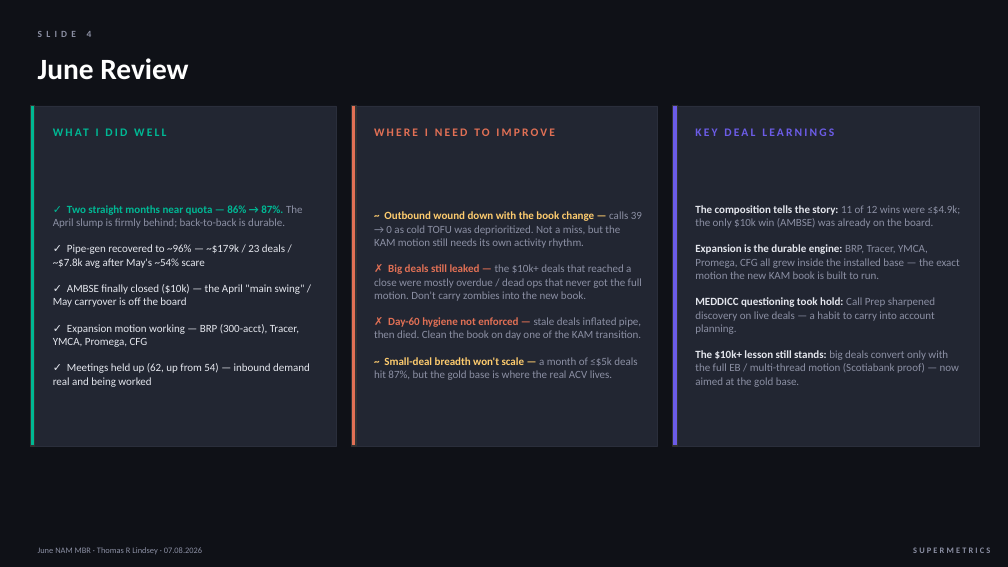
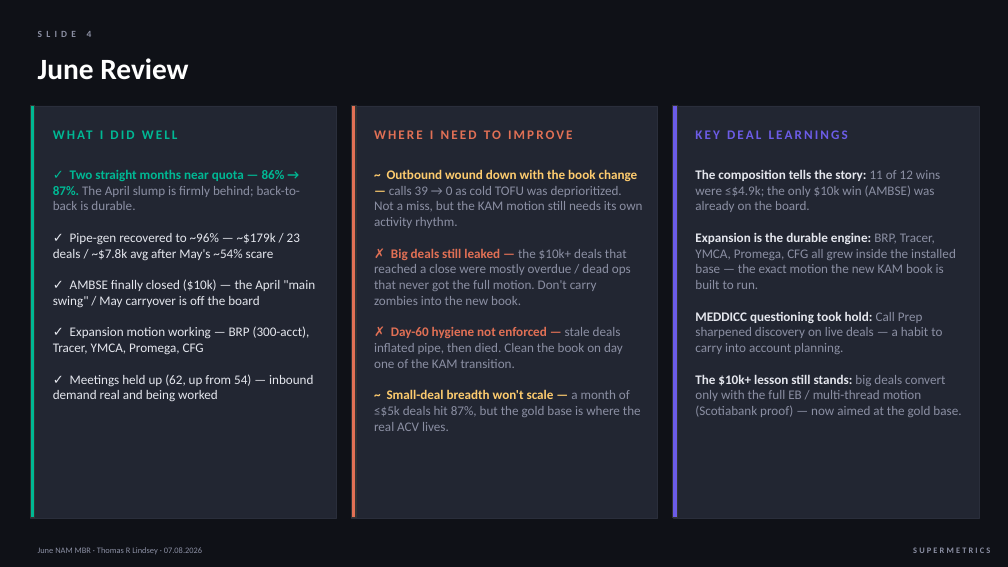
Before and after one commit to thommi2phones/Sales-Coach, a slide deck: slide 4 of June_2026_NAM_MBR.pptx. Drawn at 1008x567 pixels with LibreOffice and Linux fonts; fonts in the diff are those of the drawing. Boxes give left, top, right and bottom in pixels: in the first picture for what was removed or moved away, otherwise in the second. Text is boxed around its words. In the diff, an @@ line names an element or a change of style, - is before the commit and + after.

```diff
--- a/June_2026_NAM_MBR.pptx
+++ b/June_2026_NAM_MBR.pptx
@@ rectangle: place and size @@
-rectangle at box(30, 106, 337, 446)
+rectangle at box(30, 106, 337, 518)
@@ rectangle: place and size @@
-rectangle at box(30, 106, 35, 446)
+rectangle at box(30, 106, 35, 518)
@@ rectangle: place and size @@
-rectangle at box(352, 106, 658, 446)
+rectangle at box(352, 106, 658, 518)
@@ rectangle: place and size @@
-rectangle at box(352, 106, 356, 446)
+rectangle at box(352, 106, 356, 518)
@@ rectangle: place and size @@
-rectangle at box(673, 106, 979, 446)
+rectangle at box(673, 106, 979, 518)
@@ rectangle: place and size @@
-rectangle at box(673, 106, 678, 446)
+rectangle at box(673, 106, 678, 518)
@@ size 11 to 12.5 pt in 3 elements at box(100, 128, 103, 143), box(374, 128, 573, 143), box(695, 130, 848, 139) @@
@@ text "✓ Two straight months near ...": place and size @@
-text "✓ Two straight months near ..." at box(53, 205, 310, 387)
+text "✓ Two straight months near ..." at box(53, 170, 315, 401)
@@ text "~ Outbound wound down with ...": place and size @@
-text "~ Outbound wound down with ..." at box(374, 211, 642, 380)
+text "~ Outbound wound down with ..." at box(374, 169, 642, 431)
@@ size 10.5 to 12.5 pt; vertical alignment middle to top in 3 elements at box(53, 170, 315, 401), box(374, 169, 642, 431), box(695, 169, 961, 417) @@
@@ text "The composition tells the story: ...": place and size @@
-text "The composition tells the story: ..." at box(695, 205, 961, 387)
+text "The composition tells the story: ..." at box(695, 169, 961, 417)
```
Also in this commit, not shown: 6 other slides changed, 1 other file.
